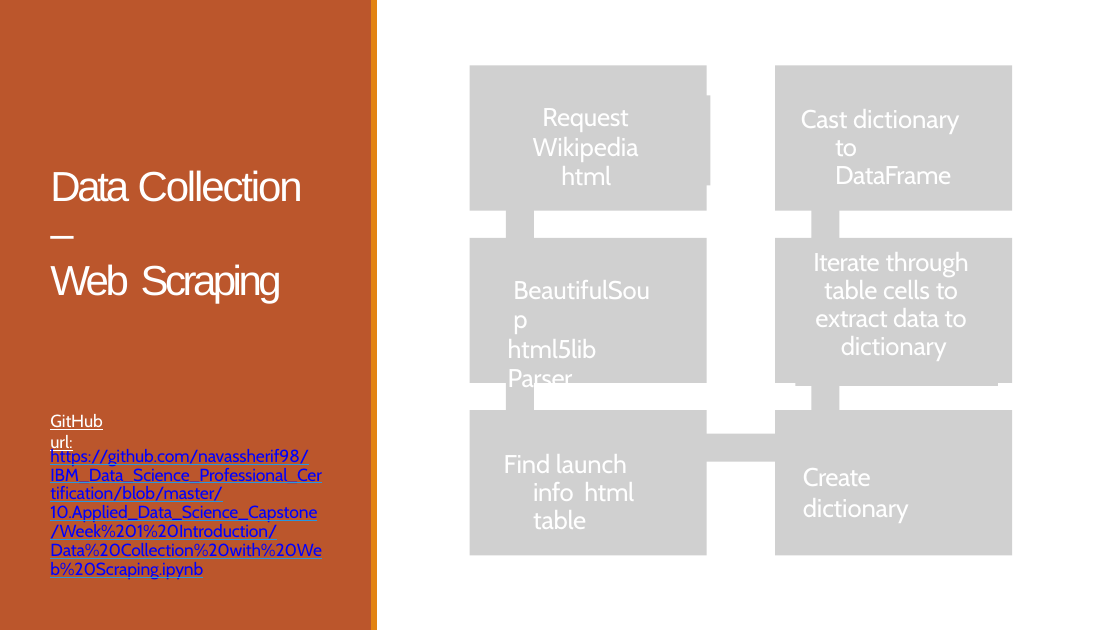
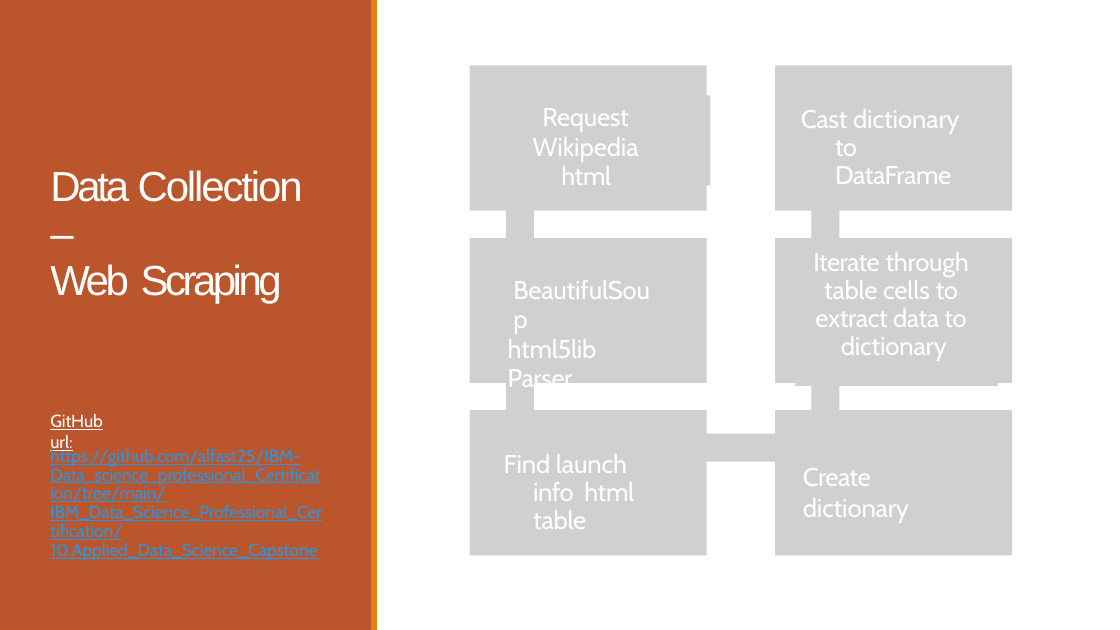
Before and after one commit to alfast25/IBM-Data_science_professional_Certification, a slide deck: slide 9 of IBM_Data_Science_Professional_Certification/10.Applied_Data_Science_Capstone/Week 5 Present Your Data-Driven Insights/Data Science Journey.pptx. Drawn at 1120x630 pixels with LibreOffice and Linux fonts; fonts in the diff are those of the drawing; grey boxes stand for pictures. Boxes give left, top, right and bottom in pixels: in the first picture for what was removed or moved away, otherwise in the second. Text is boxed around its words. In the diff, an @@ line names an element or a change of style, - is before the commit and + after.

```diff
--- a/IBM_Data_Science_Professional_Certification/10.Applied_Data_Science_Capstone/Week 5 Present Your Data-Driven Insights/Data Science Journey.pptx
+++ b/IBM_Data_Science_Professional_Certification/10.Applied_Data_Science_Capstone/Week 5 Present Your Data-Driven Insights/Data Science Journey.pptx
@@ text at box(50, 447, 322, 561): text changed; text colour #0000FF to #2996E1 @@
-https://github.com/navassherif98/IBM_Data_Science_Professional_Certification/blob/master/10.Applied_Data_Science_Capstone/Week%201%20Introduction/Data%20Collection%20with%20Web%20Scraping.ipynb
+https://github.com/alfast25/IBM-Data_science_professional_Certification/tree/main/IBM_Data_Science_Professional_Certification/10.Applied_Data_Science_Capstone
```
Also in this commit, not shown: 9 other slides changed.
